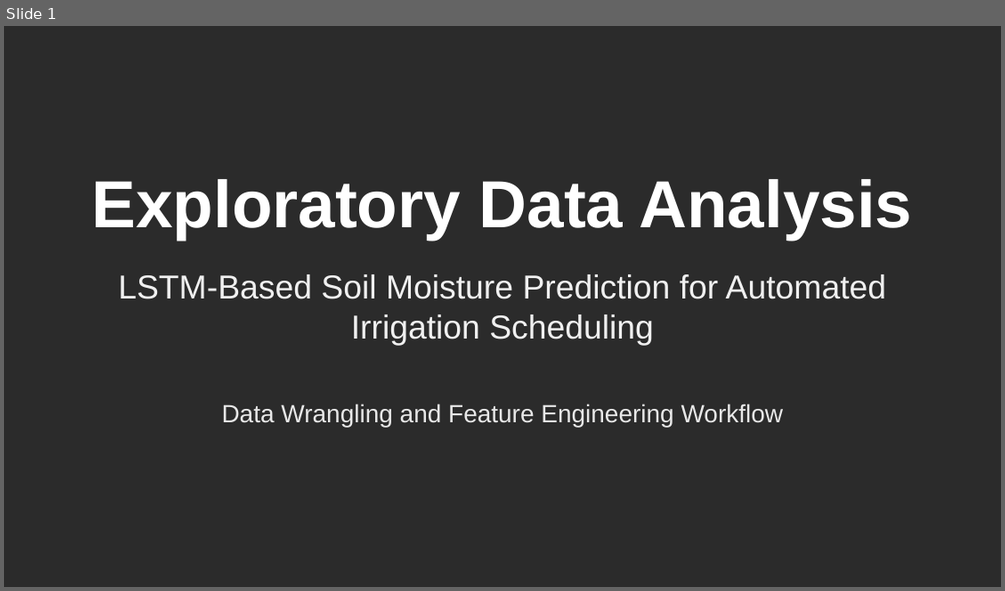
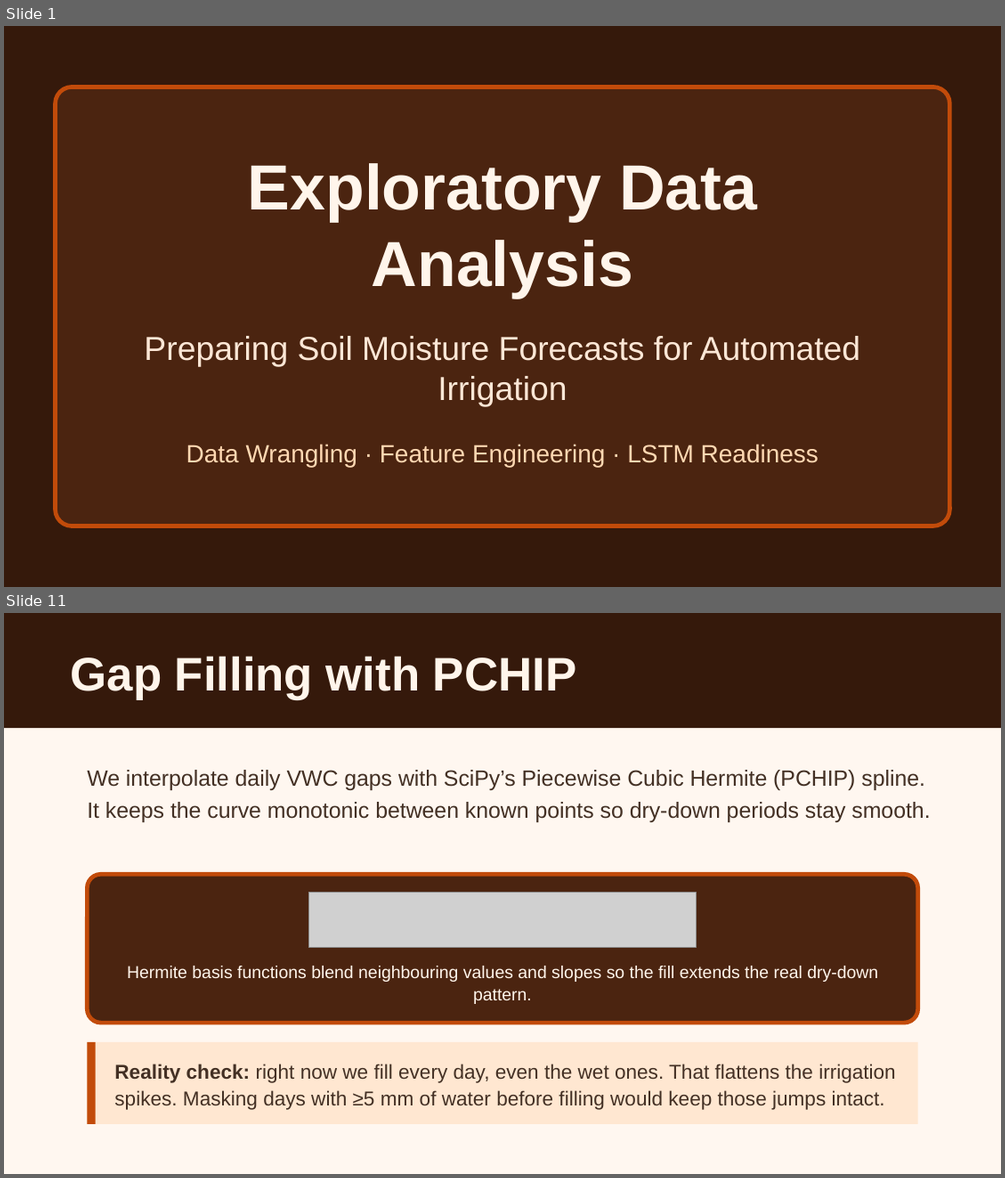
Before and after one commit to Bryan-Nsoh/slide-maker, a slide deck: workspace/presentations/eda-lstm-vwc-prediction.pptx. Shown one above the other, each under a label of ours: slide 1 before the commit, slides 1 and 11 after it; the slides between them are not shown. The pictures are 1005x591 and 1005x1178 pixels, drawn with LibreOffice and Linux fonts; fonts in the diff are those of the drawing; grey boxes stand for pictures; background and template pictures are left out; a plain dark background stands for a picture behind light text. Boxes give left, top, right and bottom in pixels: in the first picture for what was removed or moved away, otherwise in the second. Text is boxed around its words. In the diff, an @@ line names an element or a change of style, - is before the commit and + after.

Commit message:
Revise slides with accessible copy, images, and formula guidance

```diff
--- a/workspace/presentations/eda-lstm-vwc-prediction.pptx
+++ b/workspace/presentations/eda-lstm-vwc-prediction.pptx
@@ slide 11 added at (4, 613, 1001, 1174), background #FFF7F0 @@
@@ rectangle added at (4, 613, 1001, 728), fill #35190B @@
@@ text added at (71, 656, 576, 699), 34 pt, text #FFF5EB, bold @@
+Gap Filling with PCHIP
@@ text added at (87, 770, 930, 822), 16 pt, text #433024 @@
+We interpolate daily VWC gaps with SciPy’s Piecewise Cubic Hermite (PCHIP) spline. It keeps the curve monotonic between known points so dry-down periods stay smooth.
@@ rounded rectangle added at (87, 874, 917, 1022), fill #4B2410, outline #C24B0A 3 pt @@
@@ picture added at (309, 892, 696, 947) @@
@@ text added at (127, 965, 878, 1004), 12.5 pt, text #FFF5EB @@
+Hermite basis functions blend neighbouring values and slopes so the fill extends the real dry-down pattern.
@@ rectangle added at (87, 1042, 917, 1123), fill #FFE7D1 @@
@@ line added from (92, 1042) to (92, 1123), #C24B0A 6 pt @@
@@ text added at (114, 1063, 895, 1110), 14.5 pt, text #433024 @@
+Reality check: right now we fill every day, even the wet ones. That flattens the irrigation spikes. Masking days with ≥5 mm of water before filling would keep those jumps intact.
@@ slide 1 changed as well @@
@@ background picture (left out) to #35190B @@
@@ rounded rectangle added at (55, 87, 949, 525), fill #4B2410, outline #C24B0A 3 pt @@
@@ text "Exploratory Data Analysis": place and size @@
-text "Exploratory Data Analysis" at (92, 179, 912, 240)
+text "Exploratory Data Analysis" at (248, 163, 757, 298)
@@ text "Exploratory Data Analysis" at (248, 163, 757, 298): size 48 to 46 pt, text colour #FFFFFF to #FFF5EB; more space between paragraphs @@
@@ text at (144, 336, 860, 407): text changed; text colour #F0F0F0 to #FCE7D6 @@
-LSTM-Based Soil Moisture Prediction for Automated Irrigation Scheduling
+Preparing Soil Moisture Forecasts for Automated Irrigation
@@ text at (186, 443, 818, 467): text changed; text colour #E8E8E8 to #FFD8B2 @@
-Data Wrangling and Feature Engineering Workflow
+Data Wrangling · Feature Engineering · LSTM Readiness
```
Also in this commit, not shown: 21 other slides added, 15 slides removed, 20 other files.
